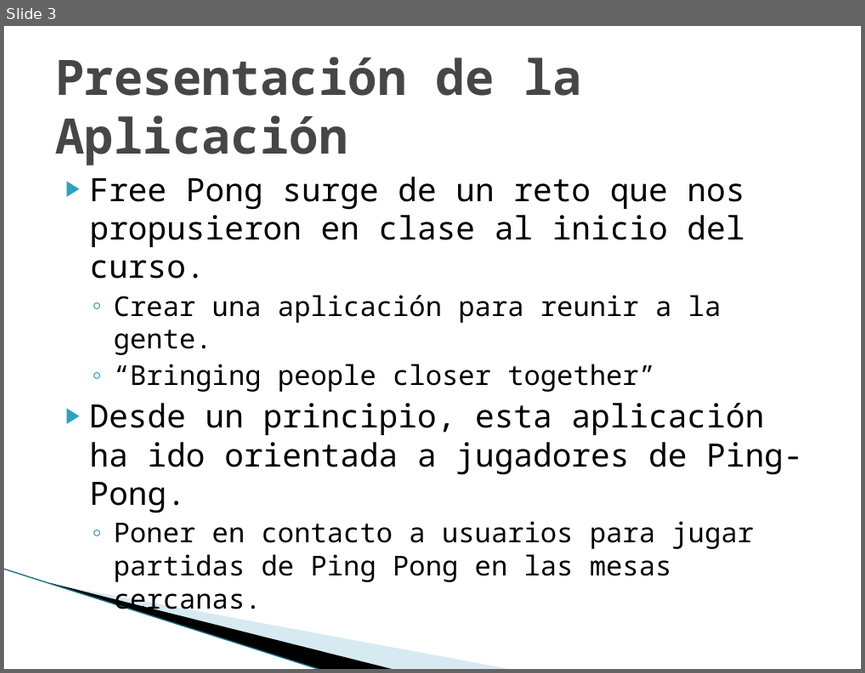
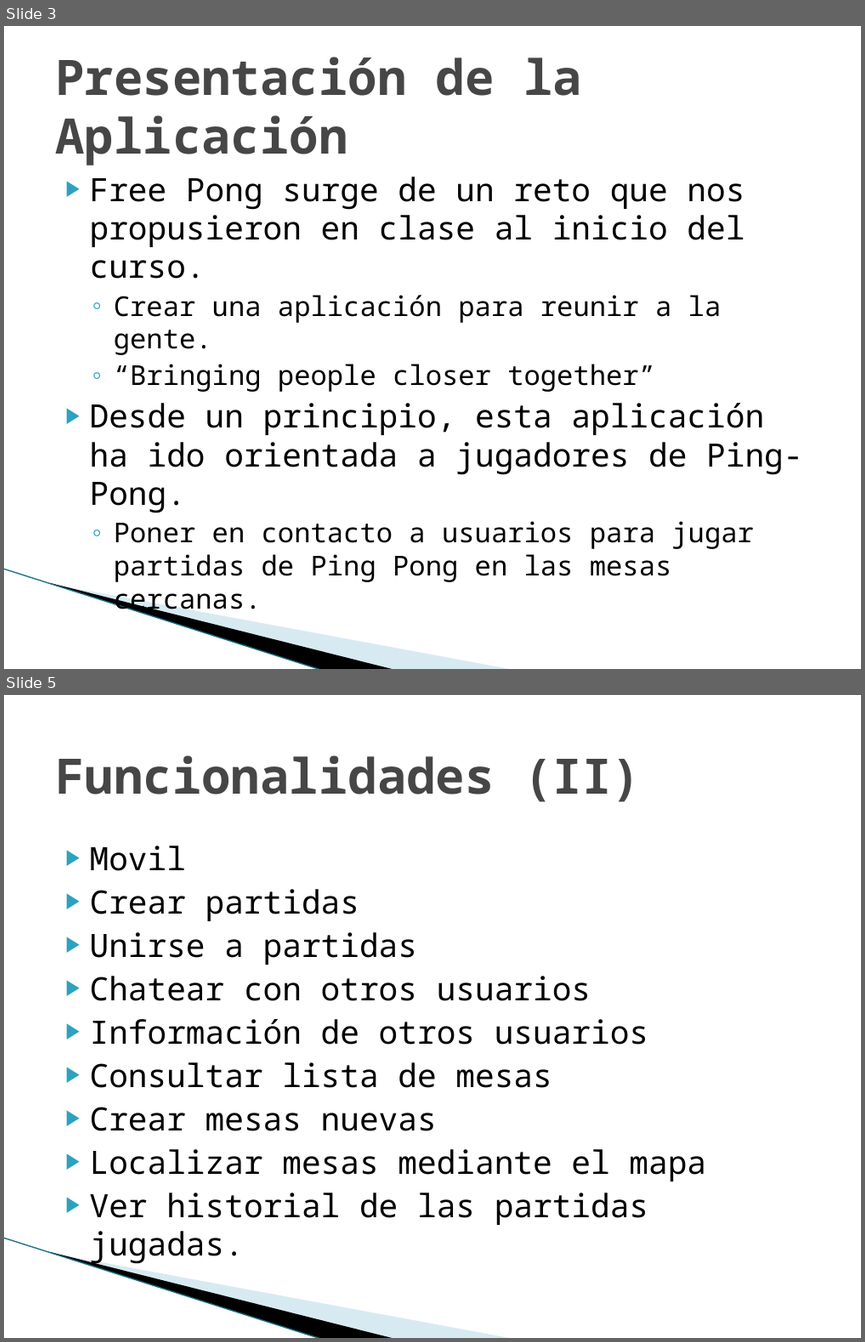
Before and after one commit to eaqpgrupo4/ProyectoFreepongv2, a slide deck: material/Presentacion Free Pong.pptx. Shown one above the other, each under a label of ours: slide 3 before the commit, slides 3 and 5 after it; the slides between them are not shown. The pictures are 865x673 and 865x1342 pixels, drawn with LibreOffice and Linux fonts; fonts in the diff are those of the drawing; background and template pictures are left out. Boxes give left, top, right and bottom in pixels: in the first picture for what was removed or moved away, otherwise in the second. Text is boxed around its words. In the diff, an @@ line names an element or a change of style, - is before the commit and + after.

```diff
--- a/material/Presentacion Free Pong.pptx
+++ b/material/Presentacion Free Pong.pptx
@@ slide 5 added at [4,695,861,1338], background #FFFFFF; not listed: 3 template elements that a slide beside it also shows @@
@@ title added at [55,755,641,802], 41 pt, text #464646, bold @@
+Funcionalidades (II)
@@ text added at [90,845,706,1265], 27 pt, text #000000 @@
+▶ Movil
+▶ Crear partidas
+▶ Unirse a partidas
+▶ Chatear con otros usuarios
+▶ Información de otros usuarios
+▶ Consultar lista de mesas
+▶ Crear mesas nuevas
+▶ Localizar mesas mediante el mapa
+▶ Ver historial de las partidas jugadas.
```
Also in this commit, not shown: 1 slide changed.
